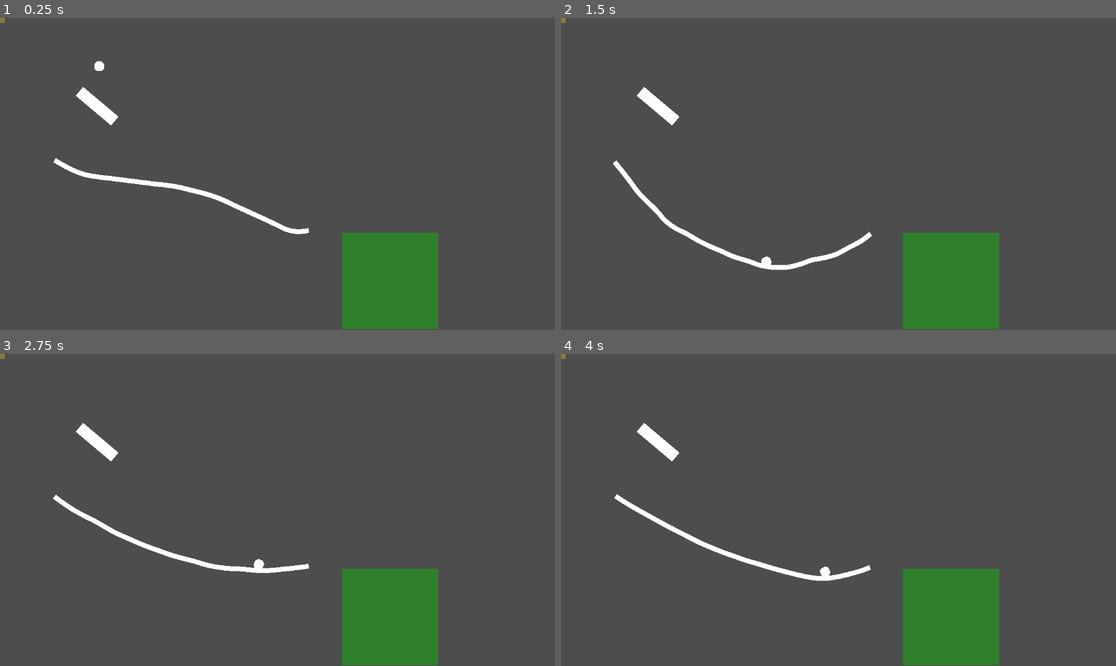
Above: before the commit, frames 1-4 (two rows, left to right).
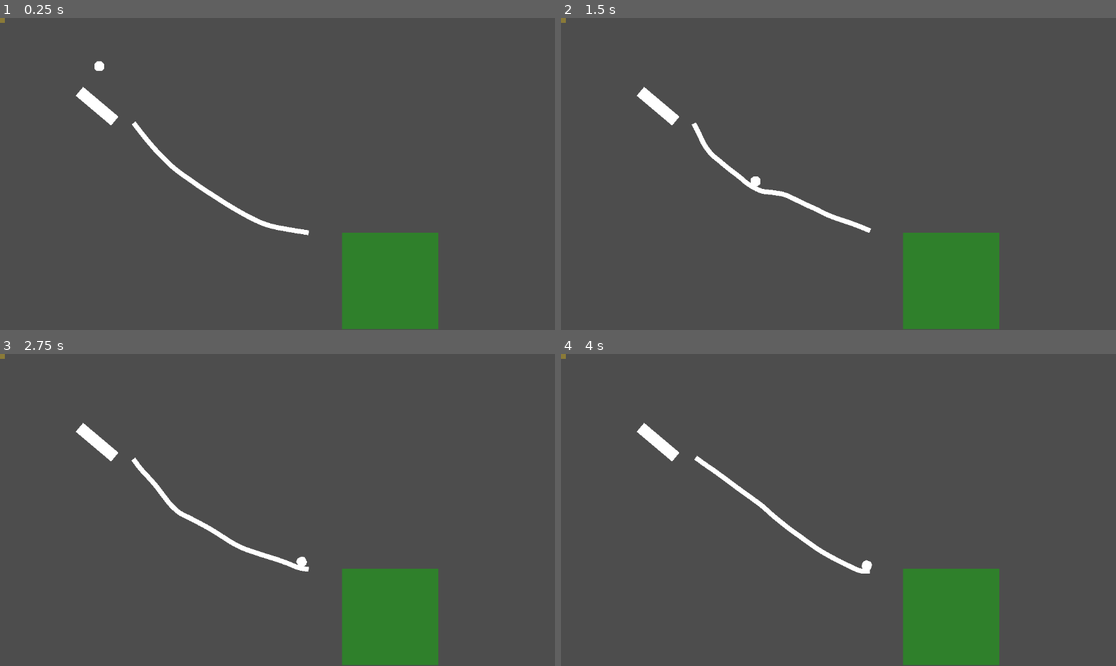
Above: after the commit, the same moments.

Repository: lechaosx/jam-at-fit-vol-2
Game: Godot game, scene res://game.tscn
Same seed, same stepped clock (60 frames per second), same inputs: the game is played once before the commit and once after it.
Inputs:
- Up to frame 1 (0.25 s): no input
- Up to frame 2 (1.5 s): no input
- Up to frame 3 (2.75 s): no input
- Up to frame 4 (4 s): no input

The runs differ from the first frame. In frame 1, 1.1% of the frame differs, in the area x 9-56%, y 33-70%; in frame 2, 1.6%, in the area x 9-57%, y 33-81%; in frame 3, 1.5%; in frame 4, 1.5%.

Commit message:
Adds switch and simplifies rope attachment
Implements a switch mechanism using RigidBody2D and Area2D for interaction.
This allows the user to interact with the world using physics objects.

Replaces the custom tension anchor system for rope attachments with simple PinJoint2Ds.
This simplifies the rope attachment logic and removes the need for a separate tension detection mechanism.

Diff:
--- a/godot/rope.gd
+++ b/godot/rope.gd
@@ -2,9 +2,6 @@
 
 @export var attach_body_a: PhysicsBody2D
 @export var attach_body_b: PhysicsBody2D
-
-signal rope_tense_a
-signal rope_tense_b
 
 var segments: Array[RigidBody2D] = []
 var joints: Array[PinJoint2D] = []
@@ -63,23 +60,19 @@
 		segments[i].add_child(joint)
 		joints.append(joint)
 
-	var tension_anchor := preload("res://tension_anchor.tscn")
-
 	if attach_body_a:
-		var anchor = tension_anchor.instantiate()
-		anchor.node_a = segments.front().get_path()
-		anchor.node_b = attach_body_a.get_path()
-		anchor.position.y = segment_distance / 2
-		anchor.trigger.connect(func(): rope_tense_a.emit())
-		segments.front().add_child(anchor)
+		var joint = PinJoint2D.new()
+		joint.node_a = segments.front().get_path()
+		joint.node_b = attach_body_a.get_path()
+		joint.position.y = segment_distance / 2
+		segments.front().add_child(joint)
 
 	if attach_body_b:
-		var anchor = tension_anchor.instantiate()
-		anchor.node_a = segments.back().get_path()
-		anchor.node_b = attach_body_b.get_path()
-		anchor.position.y = -segment_distance / 2
-		anchor.trigger.connect(func(): rope_tense_b.emit())
-		segments.back().add_child(anchor)
+		var joint = PinJoint2D.new()
+		joint.node_a = segments.back().get_path()
+		joint.node_b = attach_body_b.get_path()
+		joint.position.y = -segment_distance / 2
+		segments.back().add_child(joint)
 
 func _process(_delta: float) -> void:
 	points = catmull_rom_spline(segments.map(func(x): return x.position))
--- /dev/null
+++ b/godot/switch.gd
@@ -0,0 +1,19 @@
+extends Node2D
+
+@onready var button_body := %Button
+
+signal pressed
+
+@export var spring_target_y: float = 0  # The Y position where the button rests unpressed
+@export var spring_strength: float = 5000.0
+@export var damping: float = 1
+
+func _on_area_2d_body_entered(_body: Node2D) -> void:
+	print("PRESSED")
+	pressed.emit()
+
+func _physics_process(delta):
+	# Spring force: F = -k * x - c * v
+	var displacement = %Button.position.y - spring_target_y
+	var force = -spring_strength * displacement - damping * %Button.linear_velocity.y
+	%Button.apply_central_impulse(Vector2(0, force * delta))
--- /dev/null
+++ b/godot/switch.tscn
@@ -0,0 +1,47 @@
+[gd_scene load_steps=5 format=3 uid="uid://m4ya5u6gd7ax"]
+
+[ext_resource type="Script" uid="uid://d2b1g1kngj6l" path="res://switch.gd" id="1_it01i"]
+
+[sub_resource type="RectangleShape2D" id="RectangleShape2D_ds62l"]
+size = Vector2(20, 7)
+
+[sub_resource type="RectangleShape2D" id="RectangleShape2D_kxpdx"]
+size = Vector2(30, 19)
+
+[sub_resource type="RectangleShape2D" id="RectangleShape2D_it01i"]
+size = Vector2(9, 25.5)
+
+[node name="Switch" type="Node2D"]
+script = ExtResource("1_it01i")
+
+[node name="Area2D" type="Area2D" parent="."]
+position = Vector2(0, 15)
+collision_layer = 0
+collision_mask = 2
+
+[node name="CollisionShape2D" type="CollisionShape2D" parent="Area2D"]
+shape = SubResource("RectangleShape2D_ds62l")
+
+[node name="Button" type="RigidBody2D" parent="."]
+unique_name_in_owner = true
+collision_layer = 3
+collision_mask = 3
+gravity_scale = 0.0
+lock_rotation = true
+
+[node name="CollisionShape2D" type="CollisionShape2D" parent="Button"]
+shape = SubResource("RectangleShape2D_kxpdx")
+
+[node name="StaticBody2D" type="StaticBody2D" parent="."]
+collision_layer = 2
+collision_mask = 3
+
+[node name="CollisionShape2D" type="CollisionShape2D" parent="StaticBody2D"]
+position = Vector2(21, 7)
+shape = SubResource("RectangleShape2D_it01i")
+
+[node name="CollisionShape2D2" type="CollisionShape2D" parent="StaticBody2D"]
+position = Vector2(-21, 7)
+shape = SubResource("RectangleShape2D_it01i")
+
+[connection signal="body_entered" from="Area2D" to="." method="_on_area_2d_body_entered"]
--- a/godot/tension_anchor.gd
+++ /dev/null
@@ -1,20 +0,0 @@
-extends PinJoint2D
-
-signal trigger
-
-var _pulling := false
-var _start_distance: int
-
-func _ready() -> void:
-	_start_distance = global_position.distance_to(get_node(node_b).global_position)
-
-func _process(_delta: float) -> void:
-	if not _pulling and global_position.distance_to(get_node(node_b).global_position) >= _start_distance + 0.5:
-		if not _pulling:
-			print("PULLED")
-			_pulling = true
-			trigger.emit()
-	else:
-		if _pulling:
-			print("RELEASED")
-			_pulling = false
--- a/godot/tension_anchor.tscn
+++ /dev/null
@@ -1,6 +0,0 @@
-[gd_scene load_steps=2 format=3 uid="uid://dynx41sflngpo"]
-
-[ext_resource type="Script" uid="uid://0hhfa7tbdxu7" path="res://tension_anchor.gd" id="1_nfki7"]
-
-[node name="TensionAnchor" type="PinJoint2D"]
-script = ExtResource("1_nfki7")
--- a/godot/world.tscn
+++ b/godot/world.tscn
@@ -6,6 +6,7 @@
 [ext_resource type="PackedScene" uid="uid://b3ncero04lpxp" path="res://targets/final_target.tscn" id="4_aqk2v"]
 [ext_resource type="PackedScene" uid="uid://75s0i21ku1sy" path="res://targets/checkpoint_target.tscn" id="5_036b0"]
 [ext_resource type="PackedScene" uid="uid://v2coglxm5imv" path="res://rope.tscn" id="6_dwbse"]
+[ext_resource type="PackedScene" uid="uid://m4ya5u6gd7ax" path="res://switch.tscn" id="7_pkg7o"]
 
 [sub_resource type="WorldBoundaryShape2D" id="WorldBoundaryShape2D_e2o6t"]
 normal = Vector2(1, 0)
@@ -54,9 +55,9 @@
 associatedBall = NodePath("../../Ball")
 
 [node name="Rope" parent="." node_paths=PackedStringArray("attach_body_a", "attach_body_b") instance=ExtResource("6_dwbse")]
-position = Vector2(-390, 175)
-points = PackedVector2Array(493, 114, 805, 153, 1045, 263)
-attach_body_a = NodePath("../RopePulledBody")
+position = Vector2(-390, 185)
+points = PackedVector2Array(658, 23, 805, 153, 1045, 263)
+attach_body_a = NodePath("../Switch/Button")
 attach_body_b = NodePath("../RopePulledBody2")
 
 [node name="RopePulledBody2" type="StaticBody2D" parent="."]
@@ -65,8 +66,7 @@
 [node name="CollisionShape2D" type="CollisionShape2D" parent="RopePulledBody2"]
 shape = SubResource("RectangleShape2D_dwbse")
 
-[node name="RopePulledBody" type="StaticBody2D" parent="."]
-position = Vector2(104, 284)
+[node name="Switch" parent="." instance=ExtResource("7_pkg7o")]
+position = Vector2(267, 205)
 
-[node name="CollisionShape2D" type="CollisionShape2D" parent="RopePulledBody"]
-shape = SubResource("RectangleShape2D_dwbse")
+[editable path="Switch"]
Not shown, added: godot/switch.gd.uid
Not shown, removed: godot/tension_anchor.gd.uid
Not shown: 1 places in godot/world.tscn that only renumber resources
